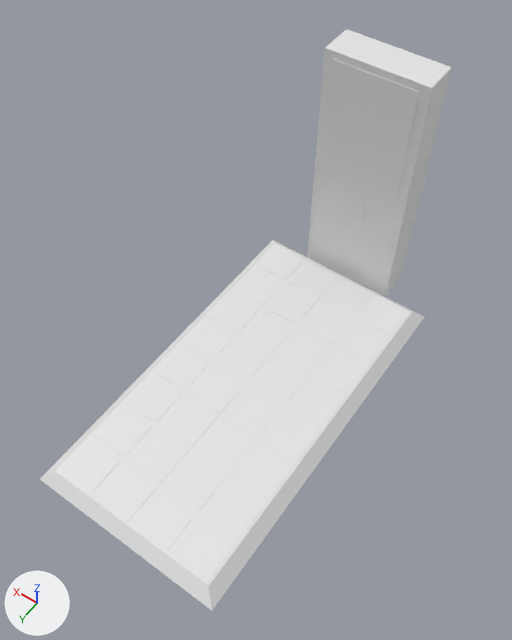
Before and after pictures for a commit that changed the COLLADA model model/arcade_v_stanku.dae.
Before and after are seen from a 50 mm lens placed at (3.89, 3.7, 4.11), pointed at (5.39, 1.61, 0.82). The axes (+X, +Y, +Z) are drawn at lower left. The lights are the same throughout. The older version comes first. Vertices at exactly the same position are counted once.

The older version as bpy lines, for what is in view:
```python
me_arcade_body = bpy.data.meshes.new('arcade_body')
me_arcade_body.from_pydata(...)  # 16 vertices, 24 faces; spans x 4.77..6.13, y 0.09..2.9, z 0.0..1.8
me_arcade_led_a0 = bpy.data.meshes.new('arcade_led_a0')
me_arcade_led_a0.from_pydata(...)  # 96 vertices, 144 faces; spans x 4.86..6.03, y 0.44..2.81, z 0.08
me_arcade_led_a1 = bpy.data.meshes.new('arcade_led_a1')
me_arcade_led_a1.from_pydata(...)  # 64 vertices, 96 faces; spans x 4.86..6.03, y 0.44..2.81, z 0.08
me_arcade_led_a2 = bpy.data.meshes.new('arcade_led_a2')
me_arcade_led_a2.from_pydata(...)  # 96 vertices, 144 faces; spans x 4.86..6.03, y 0.44..2.81, z 0.08
me_arcade_screen = bpy.data.meshes.new('arcade_screen')
me_arcade_screen.from_pydata(...)  # a box spanning x 5.167..5.727, y 0.34..0.344, z 0.95..1.75; a box spanning x 5.382..5.512, y 0.34..0.343, z 0.62..0.8
ob_arcade_body = bpy.data.objects.new('arcade_body', me_arcade_body)
ob_arcade_body.location = (0.0, 0.0, 0.0)
ob_arcade_led_a0 = bpy.data.objects.new('arcade_led_a0', me_arcade_led_a0)
ob_arcade_led_a0.location = (0.0, 0.0, 0.0)
ob_arcade_led_a1 = bpy.data.objects.new('arcade_led_a1', me_arcade_led_a1)
ob_arcade_led_a1.location = (0.0, 0.0, 0.0)
ob_arcade_led_a2 = bpy.data.objects.new('arcade_led_a2', me_arcade_led_a2)
ob_arcade_led_a2.location = (0.0, 0.0, 0.0)
ob_arcade_screen = bpy.data.objects.new('arcade_screen', me_arcade_screen)
ob_arcade_screen.location = (0.0, 0.0, 0.0)
```
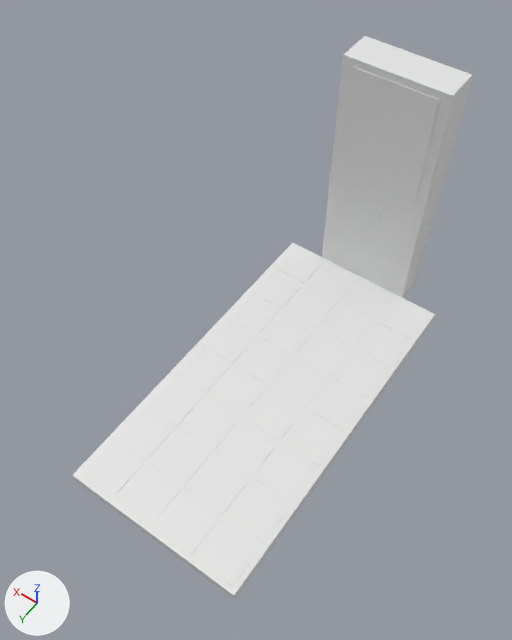
Scene script edits in JSON lines:
```json
{"block": "me_arcade_body", "where": "# used by ob_arcade_body; location = (0.0, 0.0, 0.0)"}
{"op": "remove", "block": "me_arcade_body", "code": "me_arcade_body.from_pydata(...)  # 16 vertices, 24 faces; spans x 4.77..6.13, y 0.09..2.9, z 0.0..1.8"}
{"op": "add", "block": "me_arcade_body", "code": "me_arcade_body.from_pydata(...)  # 16 vertices, 24 faces; spans x 4.7..5.94, y 0.09..2.78, z 0.0..1.8"}
{"block": "me_arcade_body", "change": "me_arcade_body part 1: the loose piece of 8 vertices spanning x 5.1..5.8, y 0.09..0.34, z 0.0..1.8 is moved by (-0.13, 0.0, 0.0)"}
{"block": "me_arcade_body", "change": "me_arcade_body part 2"}
{"op": "set", "path": "me_arcade_body.vertices[8].co", "old": "(4.85, 0.42, 0.08)", "new": "(4.7, 0.34, 0.08)", "note": "pixel (411, 311) -> pixel (435, 314)"}
{"op": "set", "path": "me_arcade_body.vertices[9].co", "old": "(6.05, 2.82, 0.08)", "new": "(5.94, 2.78, 0.08)", "note": "pixel (55, 470) -> pixel (72, 475)"}
{"op": "set", "path": "me_arcade_body.vertices[10].co", "old": "(4.85, 2.82, 0.08)", "new": "(4.7, 2.78, 0.08)", "note": "pixel (208, 585) -> pixel (234, 595)"}
{"op": "set", "path": "me_arcade_body.vertices[11].co", "old": "(6.05, 0.42, 0.08)", "new": "(5.94, 0.34, 0.08)", "note": "pixel (275, 242) -> pixel (292, 242)"}
{"op": "set", "path": "me_arcade_body.vertices[12].co", "old": "(4.77, 0.34, 0.0)", "new": "(4.7, 0.34, 0.0)", "note": "pixel (424, 316) -> pixel (432, 320)"}
{"op": "set", "path": "me_arcade_body.vertices[13].co", "old": "(6.13, 2.9, 0.0)", "new": "(5.94, 2.78, 0.0)", "note": "pixel (39, 479) -> pixel (74, 480)"}
{"op": "set", "path": "me_arcade_body.vertices[14].co", "old": "(6.13, 0.34, 0.0)", "new": "(5.94, 0.34, 0.0)", "note": "pixel (272, 239) -> not seen"}
{"op": "set", "path": "me_arcade_body.vertices[15].co", "old": "(4.77, 2.9, 0.0)", "new": "(4.7, 2.78, 0.0)", "note": "pixel (211, 610) -> pixel (234, 599)"}
{"block": "me_arcade_led_a0", "where": "# used by ob_arcade_led_a0; location = (0.0, 0.0, 0.0)"}
{"op": "remove", "block": "me_arcade_led_a0", "code": "me_arcade_led_a0.from_pydata(...)  # 96 vertices, 144 faces; spans x 4.86..6.03, y 0.44..2.81, z 0.08"}
{"op": "add", "block": "me_arcade_led_a0", "code": "me_arcade_led_a0.from_pydata(...)  # 96 vertices, 144 faces; spans x 4.74..5.91, y 0.38..2.74, z 0.08"}
{"block": "me_arcade_led_a0", "change": "me_arcade_led_a0 part 3: the whole mesh is moved by (-0.13, -0.06, 0.0)"}
{"block": "me_arcade_led_a1", "where": "# used by ob_arcade_led_a1; location = (0.0, 0.0, 0.0)"}
{"op": "remove", "block": "me_arcade_led_a1", "code": "me_arcade_led_a1.from_pydata(...)  # 64 vertices, 96 faces; spans x 4.86..6.03, y 0.44..2.81, z 0.08"}
{"op": "add", "block": "me_arcade_led_a1", "code": "me_arcade_led_a1.from_pydata(...)  # 64 vertices, 96 faces; spans x 4.74..5.91, y 0.38..2.74, z 0.08"}
{"block": "me_arcade_led_a1", "change": "me_arcade_led_a1 part 4: the whole mesh is moved by (-0.13, -0.06, 0.0)"}
{"block": "me_arcade_led_a2", "where": "# used by ob_arcade_led_a2; location = (0.0, 0.0, 0.0)"}
{"op": "remove", "block": "me_arcade_led_a2", "code": "me_arcade_led_a2.from_pydata(...)  # 96 vertices, 144 faces; spans x 4.86..6.03, y 0.44..2.81, z 0.08"}
{"op": "add", "block": "me_arcade_led_a2", "code": "me_arcade_led_a2.from_pydata(...)  # 96 vertices, 144 faces; spans x 4.74..5.91, y 0.38..2.74, z 0.08"}
{"block": "me_arcade_led_a2", "change": "me_arcade_led_a2 part 5: the whole mesh is moved by (-0.13, -0.06, 0.0)"}
```

Location of each change, [x1, y1, x2, y2] in pixels of the pictures (512 x 640 px; the box of a moved part takes in the faces that stretch with it):
```json
{"object": "arcade_body", "change": "reshaped", "before": [40, 29, 452, 611], "after": [72, 36, 472, 600]}
{"object": "arcade_led_a0", "change": "moved", "before": [93, 245, 373, 582], "after": [113, 247, 392, 586]}
{"object": "arcade_led_a2", "change": "moved", "before": [128, 292, 409, 551], "after": [149, 295, 428, 555]}
{"object": "arcade_led_a1", "change": "moved", "before": [59, 261, 338, 510], "after": [80, 263, 357, 515]}
{"part": 1, "of": "me_arcade_body", "change": "moved or reshaped", "before": [307, 29, 452, 297], "after": [322, 36, 472, 299]}
{"part": 2, "of": "me_arcade_body", "change": "moved or reshaped", "before": [40, 240, 424, 611], "after": [72, 243, 435, 600]}
```
